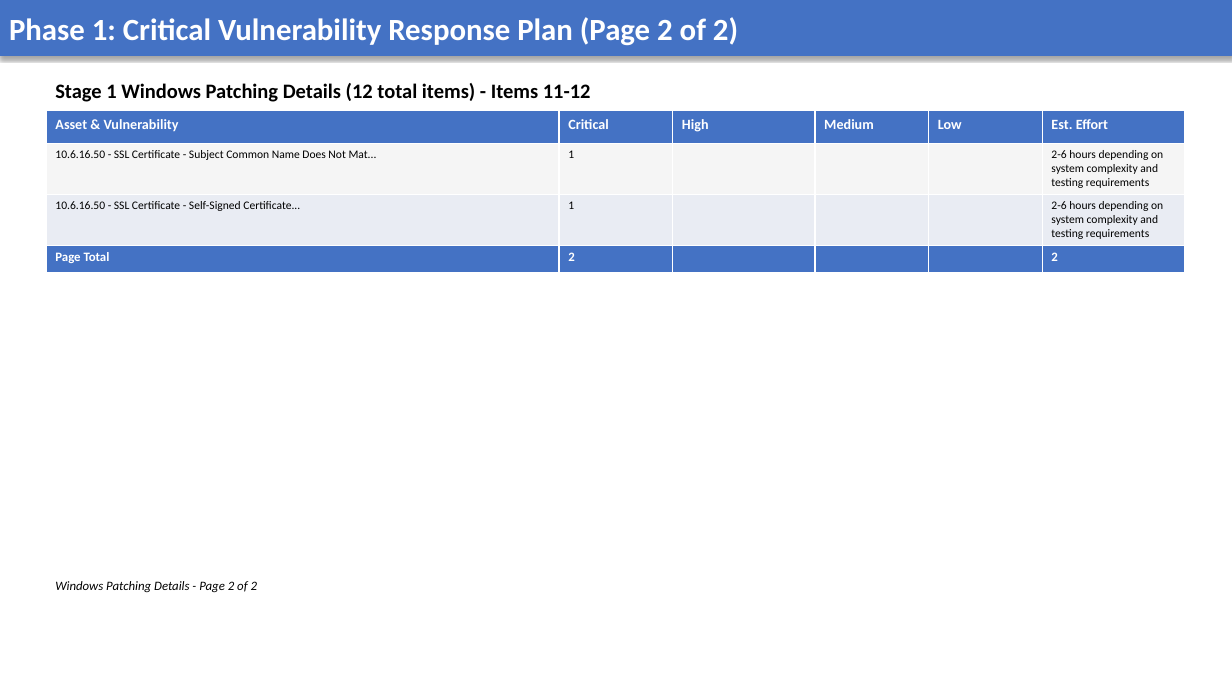
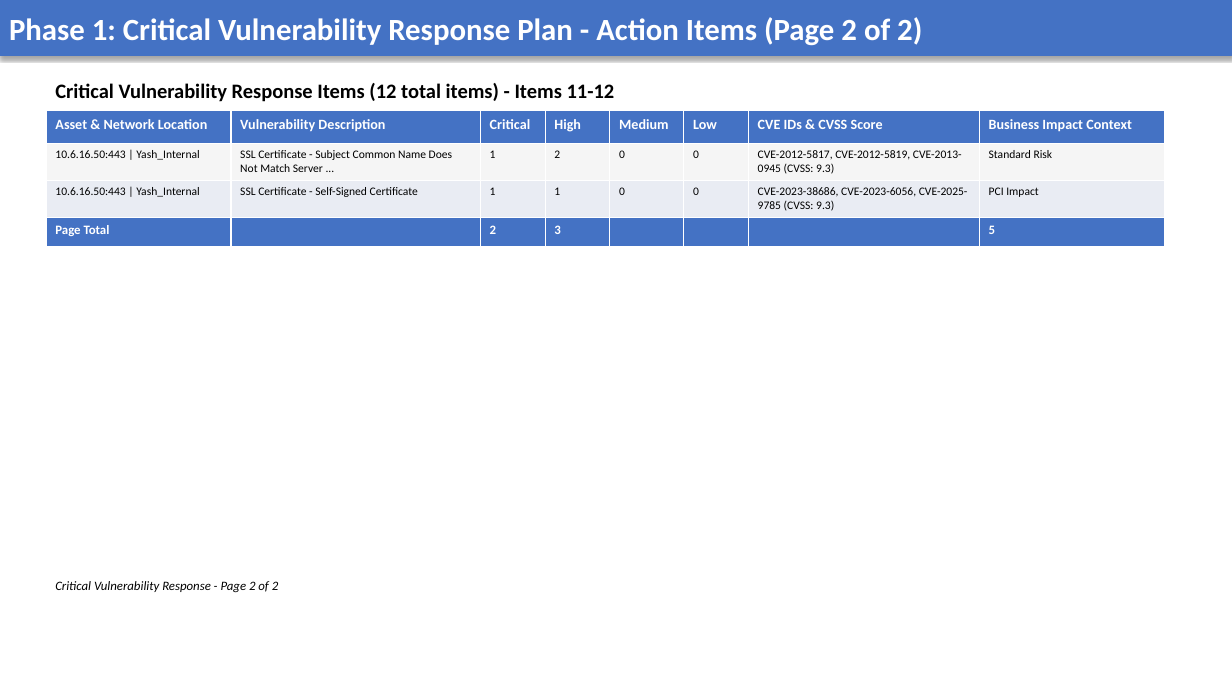
Before and after one commit to AnekantEmployee/vms_automation, a slide deck: slide 12 of vms_ppt/Test Report 2.pptx. Drawn at 1232x693 pixels with LibreOffice and Linux fonts; fonts in the diff are those of the drawing. Boxes give left, top, right and bottom in pixels: in the first picture for what was removed or moved away, otherwise in the second. Text is boxed around its words. In the diff, an @@ line names an element or a change of style, - is before the commit and + after.

```diff
--- a/vms_ppt/Test Report 2.pptx
+++ b/vms_ppt/Test Report 2.pptx
@@ text at (x1=9, y1=17, x2=922, y2=45): text changed @@
-Phase 1: Critical Vulnerability Response Plan (Page 2 of 2)
+Phase 1: Critical Vulnerability Response Plan - Action Items (Page 2 of 2)
@@ text at (x1=55, y1=83, x2=615, y2=102): text changed @@
-Stage 1 Windows Patching Details (12 total items) - Items 11-12
+Critical Vulnerability Response Items (12 total items) - Items 11-12
@@ table at (x1=46, y1=111, x2=1165, y2=240) @@
-column 1: Asset & Vulnerability | 10.6.16.50 - SSL Certificate - Subject Common Name Does Not Mat... | 10.6.16.50 - SSL Certificate - Self-Signed Certificate... | Page Total
+column 1: Asset & Network Location | 10.6.16.50:443 | Yash_Internal | 10.6.16.50:443 | Yash_Internal | Page Total
+column 2: Vulnerability Description | SSL Certificate - Subject Common Name Does Not Match Server ... | SSL Certificate - Self-Signed Certificate | 
-column 3: High |  |  | 
-column 4: Medium |  |  | 
-column 5: Low |  |  | 
-column 6: Est. Effort | 2-6 hours depending on system complexity and testing requirements | 2-6 hours depending on system complexity and testing requirements | 2
+column 4: High | 2 | 1 | 3
+column 5: Medium | 0 | 0 | 
+column 6: Low | 0 | 0 | 
+column 7: CVE IDs & CVSS Score | CVE-2012-5817, CVE-2012-5819, CVE-2013-0945 (CVSS: 9.3) | CVE-2023-38686, CVE-2023-6056, CVE-2025-9785 (CVSS: 9.3) | 
+column 8: Business Impact Context | Standard Risk | PCI Impact | 5
@@ table resized from (x1=46, y1=111, x2=1185, y2=267) to (x1=46, y1=111, x2=1165, y2=240) @@
@@ text at (x1=55, y1=581, x2=278, y2=593): text changed @@
-Windows Patching Details - Page 2 of 2
+Critical Vulnerability Response - Page 2 of 2
```
Also in this commit, not shown: 8 other slides changed, 3 slides added, 3 slides removed, 8 other files.
